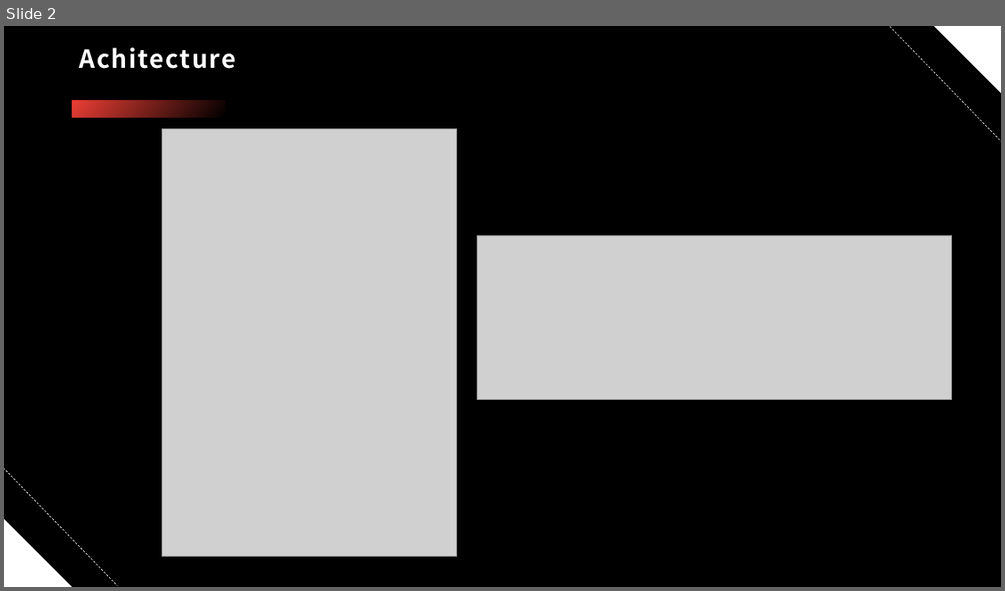
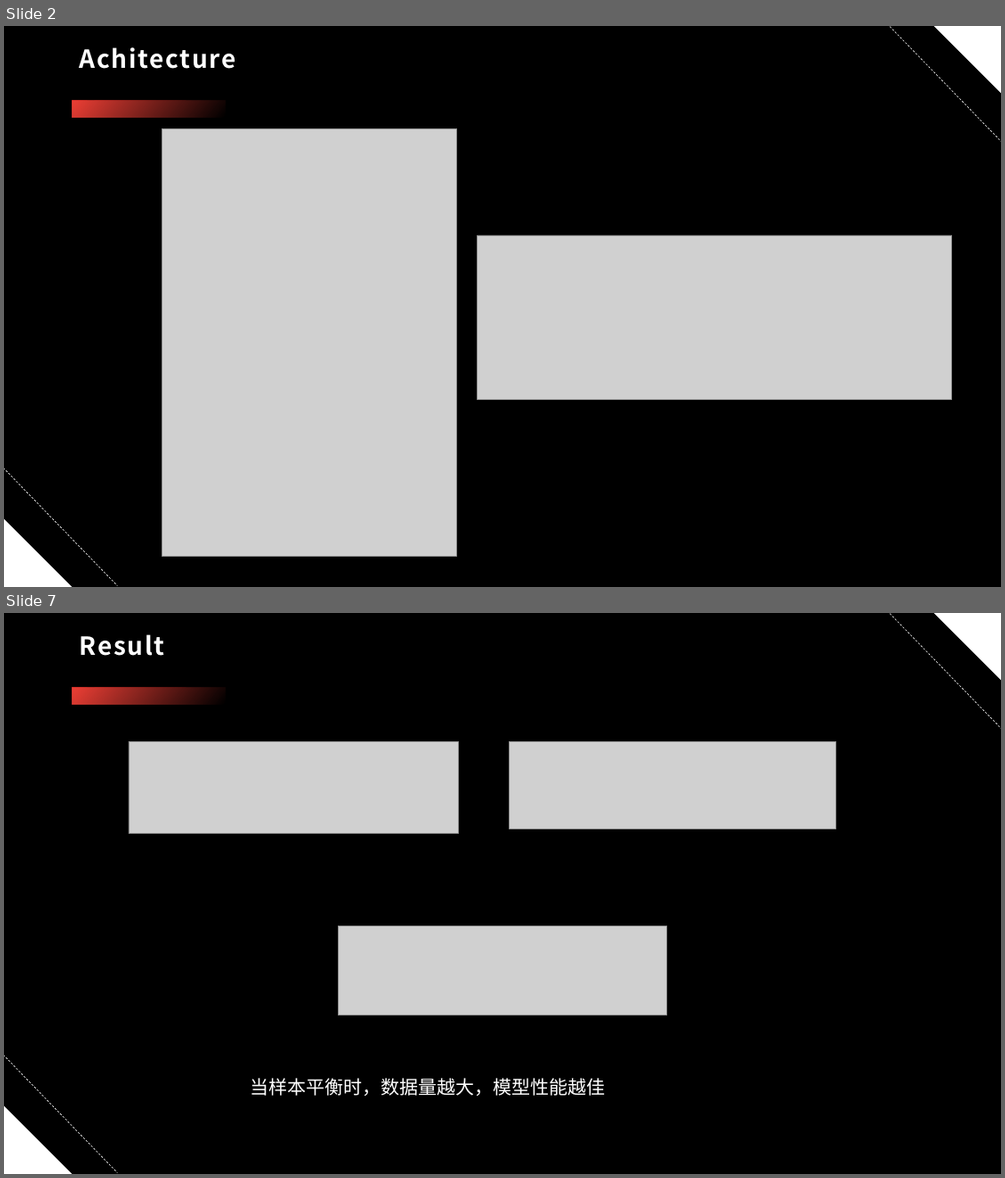
Before and after one commit to heyheyheyheyhey1/USC, a slide deck: study/组会/2023-04-10/jt_report_2023_04_10.pptx. Shown one above the other, each under a label of ours: slide 2 before the commit, slides 2 and 7 after it; the slides between them are not shown. The pictures are 1005x591 and 1005x1178 pixels, drawn with LibreOffice and Linux fonts; fonts in the diff are those of the drawing; grey boxes stand for pictures; background and template pictures are left out. Boxes give left, top, right and bottom in pixels: in the first picture for what was removed or moved away, otherwise in the second. Text is boxed around its words. In the diff, an @@ line names an element or a change of style, - is before the commit and + after.

```diff
--- a/study/组会/2023-04-10/jt_report_2023_04_10.pptx
+++ b/study/组会/2023-04-10/jt_report_2023_04_10.pptx
@@ slide 7 added at <box>4,613,1001,1174</box>, background picture (left out); not listed: 5 template elements that a slide beside it also shows @@
@@ title added at <box>80,634,165,656</box>, 24 pt, text #FFFFFF, bold @@
+Result
@@ picture added at <box>129,741,459,833</box> @@
@@ picture added at <box>510,741,836,828</box> @@
@@ picture added at <box>339,925,666,1014</box> @@
@@ text added at <box>251,1078,606,1095</box>, 18 pt, text #FFFFFF @@
+当样本平衡时，数据量越大，模型性能越佳
```
Also in this commit, not shown: 2 slides changed, 5 other slides added.
